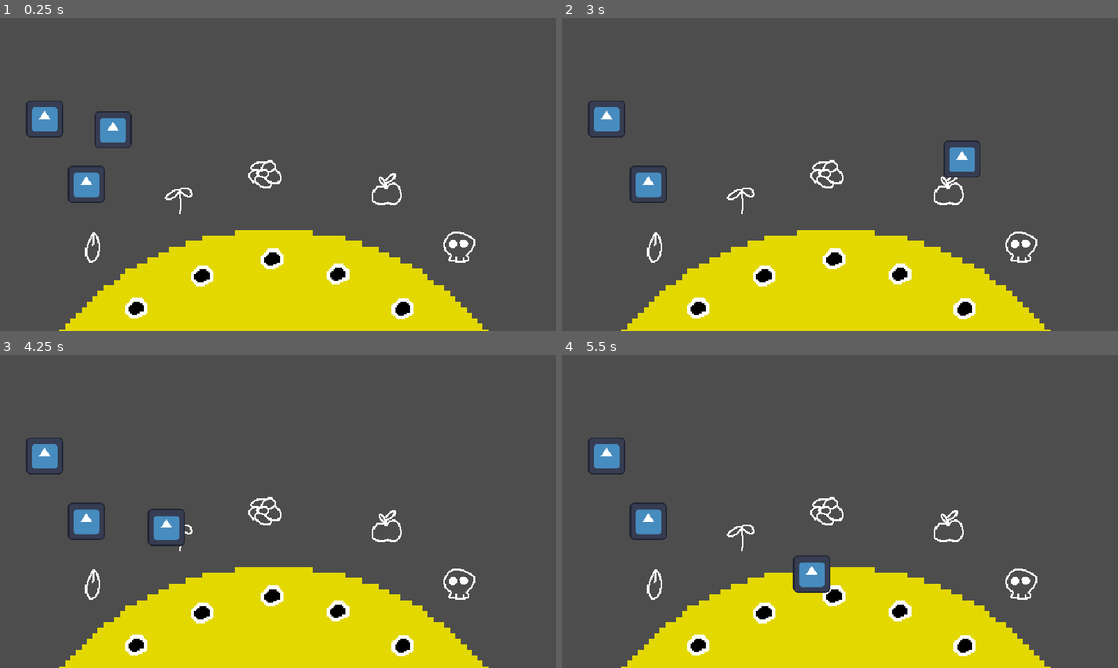
Above: before the commit, frames 1-4 (two rows, left to right).
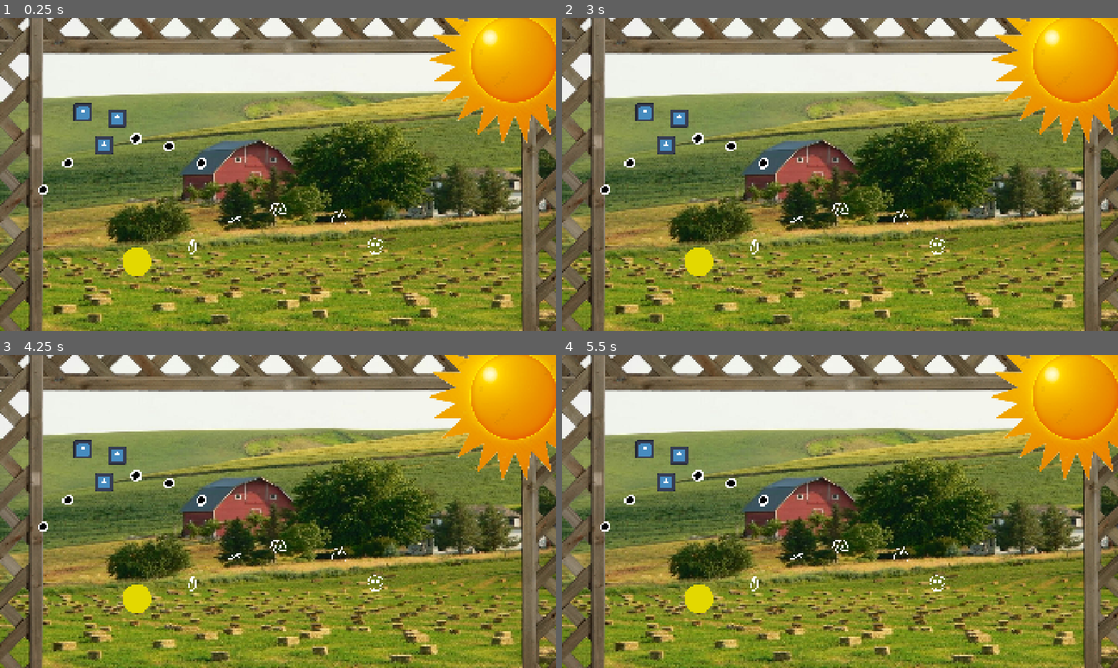
Above: after the commit, the same moments.

Repository: Joestar-V/countdown-jam
Game: Godot game, scene res://game.tscn
Two runs of this game, one before a commit and one after it. Both use one fixed random seed, a clock stepped at 60 frames per second and the inputs below. The engine's default icon, where the game draws it, is replaced by a stand-in: a white triangle on a blue panel in a dark square.
Inputs (mouse positions are in pixels of both pictures, inside the frame that each line leads up to):
- Up to frame 1 (0.25 s): no input
- Up to frame 2 (3 s): click (673, 130) at 0.52 s; click (673, 130) at 1.27 s; click (673, 130) at 2.02 s; tap Enter at 2.75 s; move the mouse to (962, 158) at 2.77 s
- Up to frame 3 (4.25 s): tap Space at 3.5 s; move the mouse to (166, 527) at 3.52 s
- Up to frame 4 (5.5 s): tap Enter at 4.25 s; move the mouse to (895, 442) at 4.27 s; tap Space at 5 s; move the mouse to (812, 574) at 5.02 s

The runs differ from the first frame. In frame 1, 96% of the frame differs, in the area x 0-100%, y 0-100%; in frame 2, 96%; in frame 3, 96%; in frame 4, 96%.

Commit message:
added some images

Diff:
--- a/tzolkin-farm/game.tscn
+++ b/tzolkin-farm/game.tscn
@@ -4,11 +4,14 @@
 [ext_resource type="PackedScene" uid="uid://rt7vegnmsa1o" path="res://objects/wheel.tscn" id="1_feb5d"]
 [ext_resource type="Script" uid="uid://cnu0x64ps4cho" path="res://game.gd" id="1_vef74"]
 [ext_resource type="PackedScene" uid="uid://dwffc1owgj0bq" path="res://objects/slot.tscn" id="2_e2o6t"]
+[ext_resource type="Texture2D" uid="uid://cuslkrq4nfwkr" path="res://art/b97505da0c981614338824d4b74f3e4c.jpg" id="2_hve3p"]
+[ext_resource type="Texture2D" uid="uid://bc6x6ul1kc1ak" path="res://art/trellis-latticework-fence-garden-house-boundary-fence-6db7dfdbb7ff9fb232adb861d5a887b6.png" id="3_mfdv2"]
 [ext_resource type="Texture2D" uid="uid://08vp65ahorar" path="res://art/skullsymbol.png" id="4_fc0e3"]
 [ext_resource type="Texture2D" uid="uid://dotkrdgaep1s7" path="res://art/fruitsymbol.png" id="4_j5wjh"]
 [ext_resource type="Texture2D" uid="uid://cot72hewwyhox" path="res://art/flowersymbol.png" id="5_vef74"]
 [ext_resource type="Texture2D" uid="uid://o2ax2jjy3s3x" path="res://art/sproutsymbol.png" id="6_hve3p"]
 [ext_resource type="Texture2D" uid="uid://c6v3lkqytohw1" path="res://art/seedlingsymbol.png" id="7_mfdv2"]
+[ext_resource type="Texture2D" uid="uid://c7qwdtv3x87xu" path="res://art/png-clipart-sun-sun-sun.png" id="12_iotsf"]
 
 [sub_resource type="Animation" id="Animation_vef74"]
 length = 0.001
@@ -73,6 +76,28 @@
 [node name="Game" type="Node2D" unique_id=1509497783]
 script = ExtResource("1_vef74")
 
+[node name="Sprite2D" type="Sprite2D" parent="." unique_id=2051013424]
+position = Vector2(960, 539.99994)
+scale = Vector2(1.5999998, 1.2)
+texture = ExtResource("2_hve3p")
+
+[node name="TrellisLatticeworkFenceGardenHouseBoundaryFence6Db7Dfdbb7Ff9Fb232Adb861d5a887b8" type="Sprite2D" parent="." unique_id=1344825108]
+position = Vector2(961.1102, -381.06253)
+scale = Vector2(2.9922915, 2.9922922)
+texture = ExtResource("3_mfdv2")
+
+[node name="TrellisLatticeworkFenceGardenHouseBoundaryFence6Db7Dfdbb7Ff9Fb232Adb861d5a887b9" type="Sprite2D" parent="." unique_id=992995480]
+position = Vector2(2305, 332.99997)
+rotation = 1.5707964
+scale = Vector2(2.9922915, 2.9922922)
+texture = ExtResource("3_mfdv2")
+
+[node name="TrellisLatticeworkFenceGardenHouseBoundaryFence6Db7Dfdbb7Ff9Fb232Adb861d5a887b10" type="Sprite2D" parent="." unique_id=1648527557]
+position = Vector2(-350.00003, 336.99997)
+rotation = 1.5707964
+scale = Vector2(2.9922915, 2.9922922)
+texture = ExtResource("3_mfdv2")
+
 [node name="Wheel" parent="." unique_id=965928083 instance=ExtResource("1_feb5d")]
 position = Vector2(473, 841)
 
@@ -96,6 +121,7 @@
 position = Vector2(-323, -248)
 
 [node name="symbols" type="Node2D" parent="." unique_id=1184561991]
+position = Vector2(504, 392)
 scale = Vector2(1.5, 1.5)
 
 [node name="Sprite2D2" type="Sprite2D" parent="symbols" unique_id=1904656237]
@@ -126,15 +152,19 @@
 [node name="Seedpouch" type="Node2D" parent="." unique_id=196106970]
 
 [node name="Seed" parent="Seedpouch" unique_id=1742177086 instance=ExtResource("1_80nbo")]
-position = Vector2(195, 193)
+position = Vector2(405, 346)
 
 [node name="Seed3" parent="Seedpouch" unique_id=1115150649 instance=ExtResource("1_80nbo")]
-position = Vector2(77, 174)
+position = Vector2(287, 327)
 
 [node name="Seed2" parent="Seedpouch" unique_id=427494486 instance=ExtResource("1_80nbo")]
-position = Vector2(149, 287)
+position = Vector2(359, 440)
 
 [node name="AnimationPlayer" type="AnimationPlayer" parent="." unique_id=411556663]
 libraries/ = SubResource("AnimationLibrary_mfdv2")
 
+[node name="PngClipartSunSunSun" type="Sprite2D" parent="." unique_id=132937313]
+position = Vector2(1774, 139)
+texture = ExtResource("12_iotsf")
+
 [connection signal="turn_over" from="Seedpouch/Seed" to="." method="_on_seed_turn_over"]
--- a/tzolkin-farm/objects/wheel.tscn
+++ b/tzolkin-farm/objects/wheel.tscn
@@ -9,7 +9,6 @@
 
 [node name="Sprite2D" type="Sprite2D" parent="." unique_id=1007096157]
 texture_filter = 1
-scale = Vector2(9.5, 9.5)
 texture = ExtResource("1_45fdq")
 
 [node name="Slot" parent="." unique_id=658892514 instance=ExtResource("3_7wgt2")]
--- a/tzolkin-farm/project.godot
+++ b/tzolkin-farm/project.godot
@@ -17,8 +17,8 @@
 
 [display]
 
-window/size/viewport_width=960
-window/size/viewport_height=540
+window/size/viewport_width=1920
+window/size/viewport_height=1080
 window/size/mode=3
 window/stretch/mode="canvas_items"
 window/stretch/aspect="expand"
Binary file added: tzolkin-farm/art/1b823cddde073f46e1b2707401484e77.jpg
Not shown, added: tzolkin-farm/art/1b823cddde073f46e1b2707401484e77.jpg.import
Binary file added: tzolkin-farm/art/b97505da0c981614338824d4b74f3e4c.jpg
Not shown, added: tzolkin-farm/art/b97505da0c981614338824d4b74f3e4c.jpg.import
Binary file added: tzolkin-farm/art/png-clipart-sun-sun-sun.png
Not shown, added: tzolkin-farm/art/png-clipart-sun-sun-sun.png.import
Binary file added: tzolkin-farm/art/trellis-fence-garden-wall-fence-dbbf8b3c92e2696ac95172585dbcdab5.png
Not shown, added: tzolkin-farm/art/trellis-fence-garden-wall-fence-dbbf8b3c92e2696ac95172585dbcdab5.png.import
Binary file added: tzolkin-farm/art/trellis-garden-furniture-fence-wall-fence-thumbnail.jpg
Not shown, added: tzolkin-farm/art/trellis-garden-furniture-fence-wall-fence-thumbnail.jpg.import
Binary file added: tzolkin-farm/art/trellis-latticework-fence-garden-house-boundary-fence-6db7dfdbb7ff9fb232adb861d5a887b6.png
Not shown, added: tzolkin-farm/art/trellis-latticework-fence-garden-house-boundary-fence-6db7dfdbb7ff9fb232adb861d5a887b6.png.import
